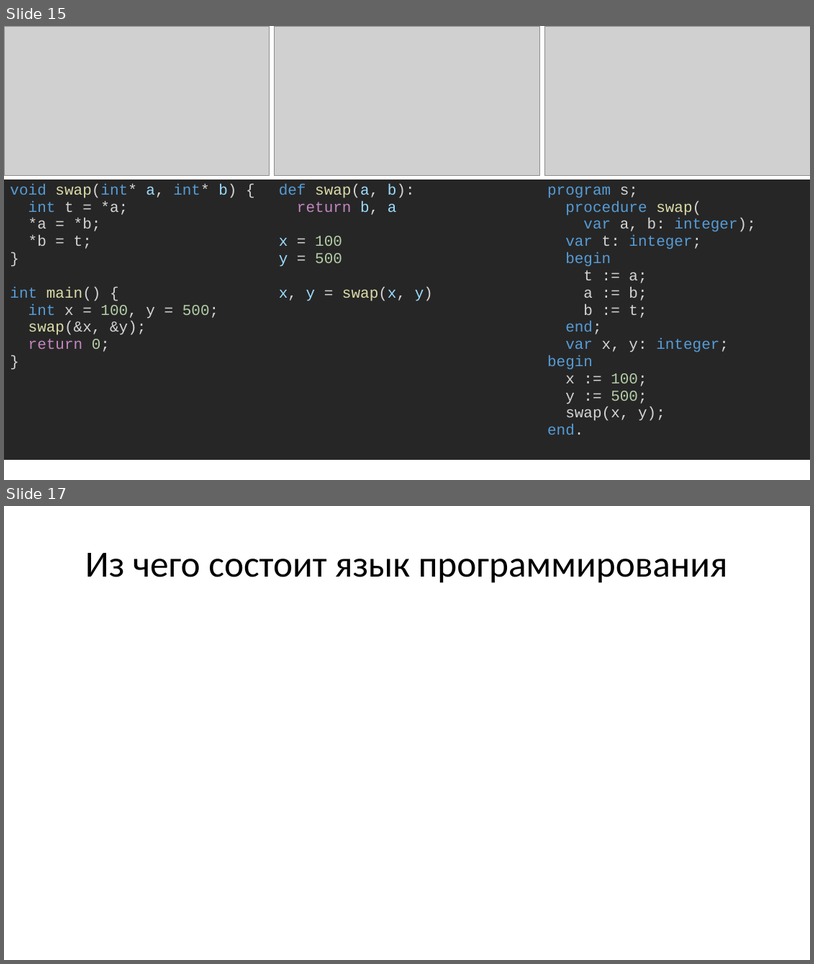
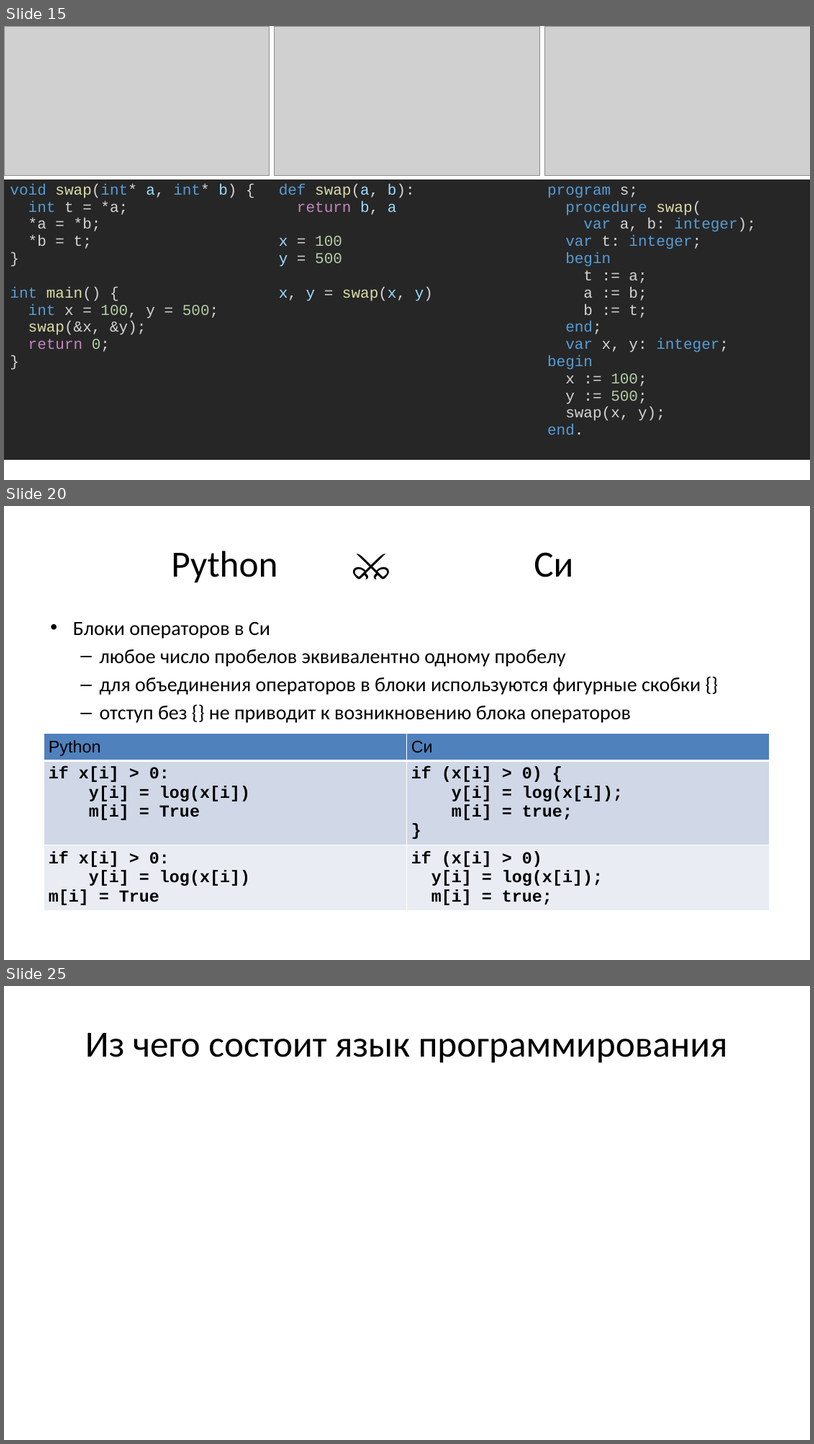
Before and after one commit to Evgueni-Petrov-aka-espetrov/Algorithms-and-Programming-in-C-pptx, a slide deck: 02.75 Лексика и концепции языка Си.pptx. Shown one above the other, each under a label of ours: slides 15 and 17 before the commit, slides 15, 20 and 25 after it; the slides between them are not shown. The pictures are 814x964 and 814x1444 pixels, drawn with LibreOffice and Linux fonts; fonts in the diff are those of the drawing; grey boxes stand for pictures. Boxes give left, top, right and bottom in pixels: in the first picture for what was removed or moved away, otherwise in the second. Text is boxed around its words. In the diff, an @@ line names an element or a change of style, - is before the commit and + after.

```diff
--- a/02.75 Лексика и концепции языка Си.pptx
+++ b/02.75 Лексика и концепции языка Си.pptx
@@ slide 20 added at [4, 506, 810, 960], background #FFFFFF @@
@@ title added at [171, 551, 574, 583], 44 pt, text #000000 @@
+Python ⚔️ Си
@@ text added at [73, 622, 701, 723], 24 pt, text #000000 @@
+• Блоки операторов в Си
+  – любое число пробелов эквивалентно одному пробелу
+  – для объединения операторов в блоки используются фигурные скобки {}
+  – отступ без {} не приводит к возникновению блока операторов
@@ table added at [44, 734, 771, 920], 3 rows, 2 columns @@
+Python | Си
+if x[i] > 0: / y[i] = log(x[i]) / m[i] = True | if (x[i] > 0) { / y[i] = log(x[i]); / m[i] = true; / }
+if x[i] > 0: / y[i] = log(x[i]) / m[i] = True | if (x[i] > 0) / y[i] = log(x[i]); / m[i] = true;
@@ what was slide 17 is now slide 25 @@
```
Also in this commit, not shown: 7 other slides added.
